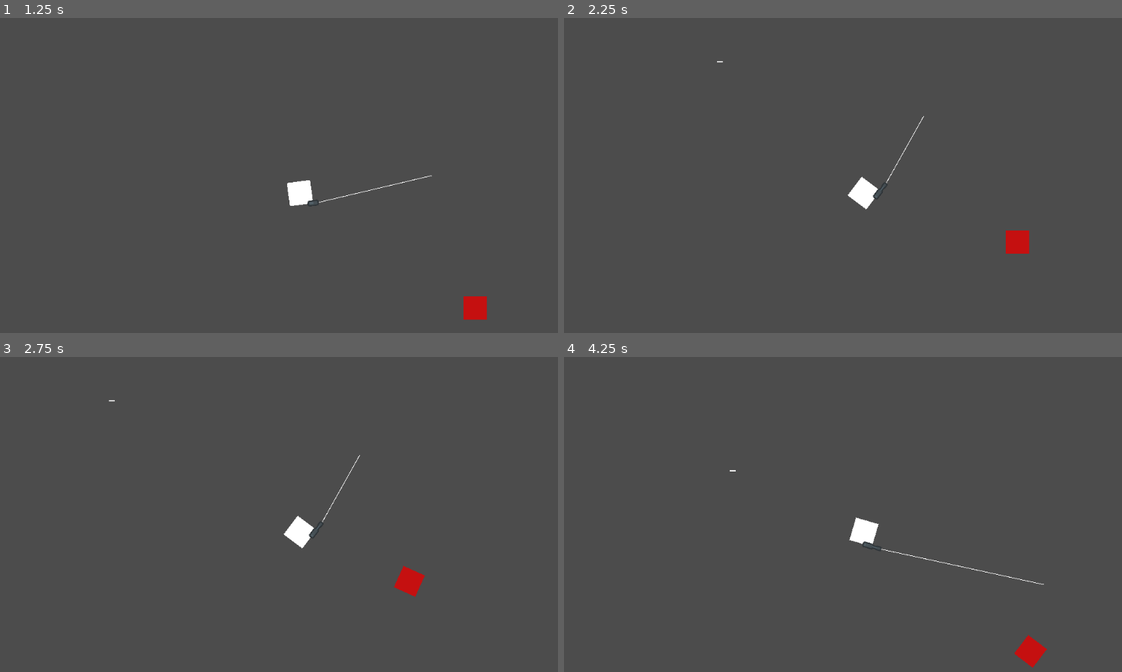
Above: before the commit, frames 1-4 (two rows, left to right).
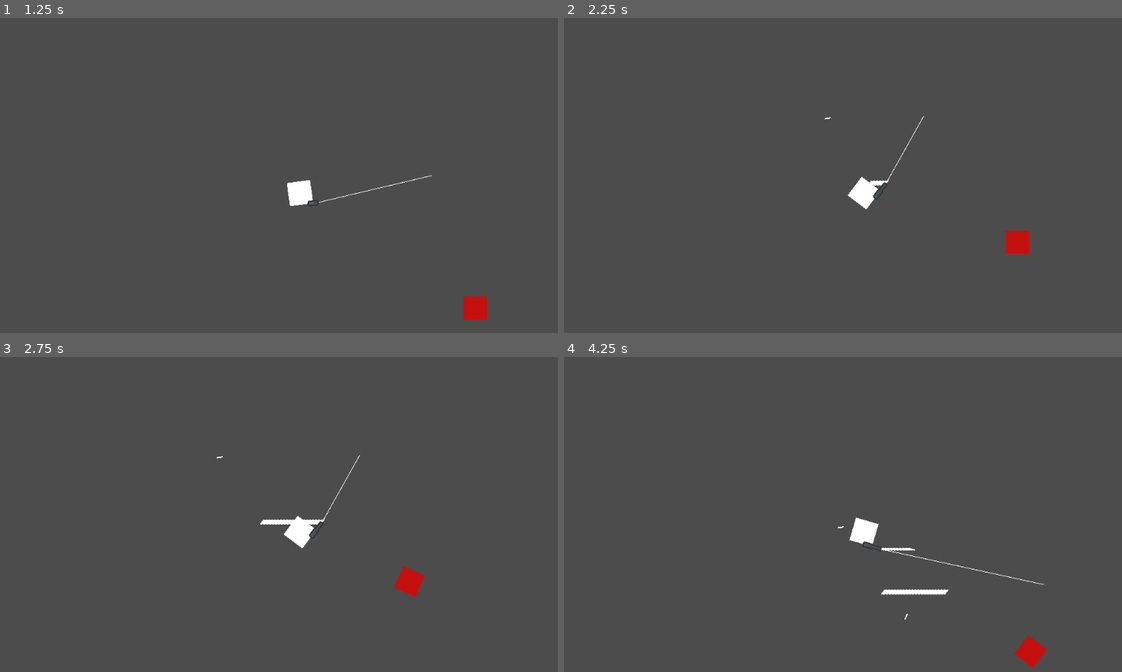
Above: after the commit, the same moments.

Repository: Eniiqz/CubeZ
Game: Godot game, scene res://World/World.tscn
Two runs of this game, one before a commit and one after it. Both use one fixed random seed, a clock stepped at 60 frames per second and the inputs below.
Inputs (mouse positions are in pixels of both pictures, inside the frame that each line leads up to):
- Up to frame 1 (1.25 s): tap Enter at 0.5 s; move the mouse to (429, 175) at 0.52 s; press the mouse at (429, 175) at 0.53 s; hold D (move_right) from 0.53 s (still down); tap 1 (weapon_slot_1) at 0.8 s
- Up to frame 2 (2.25 s): move the mouse to (742, 210) at 1.27 s; release D (move_right) at 1.28 s; release the mouse at (742, 210) at 1.28 s; hold S (move_down) 1.28-2.03 s; tap 1 (weapon_slot_1) at 1.35 s; tap 2 (weapon_slot_2) at 1.55, 2.1 s; move the mouse to (926, 115) at 2.02 s; press the mouse at (926, 115) at 2.03 s; hold D (move_right) from 2.03 s (still down)
- Up to frame 3 (2.75 s): keep holding D (move_right)
- Up to frame 4 (4.25 s): move the mouse to (831, 602) at 2.77 s; release D (move_right) at 2.78 s; release the mouse at (831, 602) at 2.78 s; hold W (move_up) 2.78-3.53 s; tap Shift (move_sprint) at 2.85 s; tap 1 (weapon_slot_1) at 3.05 s; move the mouse to (1043, 583) at 3.52 s; press the mouse at (1043, 583) at 3.53 s; hold A (move_left) from 3.53 s (still down); tap 2 (weapon_slot_2) at 3.8 s

Frame 1 is identical in both runs. In frame 2, less than 0.1% of the frame differs, in the area x 27-59%, y 13-54%; in frame 3, 0.2%; in frame 4, 0.3%, in the area x 29-69%, y 35-84%.

Commit message:
Started on switching from raycasting to physical bullets

Diff:
--- a/Bullet/Bullet.gd
+++ b/Bullet/Bullet.gd
@@ -1,16 +1,26 @@
 extends Node2D
+class_name Bullet
+
+var weapon_fired_from setget set_weapon_fired_from
+var direction = Vector2() setget set_direction
+
+signal bullet_hit(object_hit)
+
+func set_weapon_fired_from(current_weapon):
+	weapon_fired_from = current_weapon
+
+func set_direction(new_direction: Vector2):
+	direction = new_direction
+	rotation += direction.angle()
+
+func _physics_process(delta: float) -> void:
+	if weapon_fired_from != null and direction != Vector2.ZERO:
+		# TODO: BULLET IS NOT LINED UP WITH LINE AND MOUSE CURSOR, COULD BE PART OF A LARGER ISSUE!!
+		var velocity = direction * weapon_fired_from.bullet_velocity
+		global_position += velocity * delta
 
 
-# Declare member variables here. Examples:
-# var a = 2
-# var b = "text"
-
-
-# Called when the node enters the scene tree for the first time.
-func _ready():
-	pass # Replace with function body.
-
-
-# Called every frame. 'delta' is the elapsed time since the previous frame.
-#func _process(delta):
-#	pass
+func _on_Bullet_body_entered(body: Node) -> void:
+	if body is KinematicBody2D and body.is_in_group("Zombie"):
+		emit_signal("bullet_hit", body)
+		queue_free()
--- a/Bullet/Bullet.tscn
+++ b/Bullet/Bullet.tscn
@@ -1,9 +1,23 @@
-[gd_scene load_steps=2 format=2]
+[gd_scene load_steps=4 format=2]
+
+[ext_resource path="res://Bullet/Bullet.gd" type="Script" id=1]
 
 [sub_resource type="CubeMesh" id=1]
 size = Vector3( 10, 2, 0 )
 
-[node name="Bullet" type="Node2D"]
+[sub_resource type="RectangleShape2D" id=2]
+extents = Vector2( 5, 1 )
+
+[node name="Bullet" type="Area2D" groups=[
+"Bullet",
+]]
+collision_mask = 2
+script = ExtResource( 1 )
 
 [node name="MeshInstance2D" type="MeshInstance2D" parent="."]
 mesh = SubResource( 1 )
+
+[node name="CollisionShape2D" type="CollisionShape2D" parent="."]
+shape = SubResource( 2 )
+
+[connection signal="body_entered" from="." to="." method="_on_Bullet_body_entered"]
--- a/Player/Player.tscn
+++ b/Player/Player.tscn
@@ -30,6 +30,7 @@
 damage = 23
 max_range = 850
 reload_time = 2.4
+bullet_velocity = 1200
 
 [node name="Sprite" parent="WeaponManager/Pistol" index="1"]
 texture = ExtResource( 4 )
@@ -39,6 +40,7 @@
 
 [node name="SMG" parent="WeaponManager" instance=ExtResource( 5 )]
 max_range = 900
+bullet_velocity = 2500
 
 [node name="Reload" parent="WeaponManager/SMG" index="4"]
 one_shot = false
--- a/Weapons/Weapon.gd
+++ b/Weapons/Weapon.gd
@@ -21,6 +21,7 @@
 export (int) onready var damage
 export (int) onready var max_range
 export (float) onready var reload_time
+export (int) onready var bullet_velocity
 
 export (bool) var can_shoot = false
 
--- a/Weapons/WeaponManager.gd
+++ b/Weapons/WeaponManager.gd
@@ -6,11 +6,11 @@
 onready var current_weapon
 onready var weapons = []
 
-onready var PlayerRaycast = get_parent().get_node("RayCast2D")
+onready var Player = get_parent()
+onready var PlayerRaycast = Player.get_node("RayCast2D")
 export (PackedScene) var Bullet = preload("res://Bullet/Bullet.tscn")
 
 func _ready():
-	print("weapon manager ready")
 	weapons = get_children()
 	for weapon in weapons:
 		weapon.hide()
@@ -35,35 +35,48 @@
 		current_weapon.show()
 		emit_signal("weapon_changed", current_weapon)
 	if not current_weapon.is_connected("weapon_fired", self, "send_signal_up"):
-		print(current_weapon)
+		print(current_weapon.name)
 		current_weapon.connect("weapon_fired", self, "send_signal_up")
 
 func _shoot():
 		current_weapon.shoot()
+		if current_weapon.current_ammo_in_mag > 0:
+			_create_bullet()
 
-func send_signal_up():
-	var temp_bullet = Bullet.instance()
-	get_parent().owner.add_child(temp_bullet)
-	PlayerRaycast.cast_to = Vector2(current_weapon.max_range, 0)
-	PlayerRaycast.enabled = true
-	PlayerRaycast.force_raycast_update()
-	if PlayerRaycast.is_colliding():
-		var collider = PlayerRaycast.get_collider()
-		temp_bullet.look_at(collider.position)
-		temp_bullet.position = current_weapon.WeaponEnd.position
-		if collider is KinematicBody2D and collider.is_in_group("Zombie"):
-			collider.health -= current_weapon.damage
-	PlayerRaycast.enabled = false
+func _create_bullet():
+	var NewBullet = Bullet.instance()
+	NewBullet.connect("bullet_hit", self, "send_signal_up")
+	var bullet_start_pos = current_weapon.WeaponEnd.get_global_position()
+	var bullet_rot_deg = Player.get_rotation_degrees()
+	NewBullet.position = bullet_start_pos
+	NewBullet.set_rotation_degrees(bullet_rot_deg)
+	Player.owner.add_child(NewBullet)
+	NewBullet.set_weapon_fired_from(current_weapon)
+
+func send_signal_up(object_hit):
+	print(object_hit)
+	if object_hit is KinematicBody2D and object_hit.is_in_group("Zombie"):
+		object_hit.health -= current_weapon.damage
+	# TODO: Switch to using actual Bullet, raycasting is kinda whack i think
+	#PlayerRaycast.cast_to = Vector2(current_weapon.max_range, 0)
+	#PlayerRaycast.enabled = true
+	#PlayerRaycast.force_raycast_update()
+	#if PlayerRaycast.is_colliding():
+		#var collider = PlayerRaycast.get_collider()
+		#if collider is KinematicBody2D and collider.is_in_group("Zombie"):
+		#	collider.health -= current_weapon.damage
+	#PlayerRaycast.enabled = false
 
 func _process(delta):
 	if current_weapon != null:
 		current_weapon.WeaponLine.set_point_position(1, to_local(get_global_mouse_position()) - Vector2(20, 20))
-		match current_weapon.fire_mode and Input.is_action_just_released("weapon_shoot"):
-			1:
-				_shoot()
-			2:
-				pass
-				# Handle burst fire
+		if Input.is_action_pressed("weapon_shoot"):
+			match current_weapon.fire_mode:
+				1:
+					_shoot()
+				2:
+					pass
+					# Handle burst fire
 
 func _input(event: InputEvent):
 	if current_weapon != null:
--- a/Zombie/Zombie.gd
+++ b/Zombie/Zombie.gd
@@ -50,8 +50,10 @@
 		dead()
 
 func _on_Area2D_body_entered(body: Node) -> void:
-	if body is KinematicBody2D and body.name == "Player":
+	if body is KinematicBody2D and body.is_in_group("Player"):
 		TargetedPlayer = body
+	elif body is Node2D and body.is_in_group("Bullet"):
+		body.queue_free()
 
 
 func _on_Area2D_body_exited(body: Node) -> void:
@@ -62,4 +64,3 @@
 	if TargetedPlayer != null:
 		look_at(TargetedPlayer.position)
 		var direction = (TargetedPlayer.get_global_position() - self.get_global_position()).normalized()
-		print(direction)
--- a/project.godot
+++ b/project.godot
@@ -9,6 +9,11 @@
 config_version=4
 
 _global_script_classes=[ {
+"base": "Node2D",
+"class": "Bullet",
+"language": "GDScript",
+"path": "res://Bullet/Bullet.gd"
+}, {
 "base": "KinematicBody2D",
 "class": "Player",
 "language": "GDScript",
@@ -20,6 +25,7 @@
 "path": "res://Weapons/Weapon.gd"
 } ]
 _global_script_class_icons={
+"Bullet": "",
 "Player": "",
 "Weapon": ""
 }
